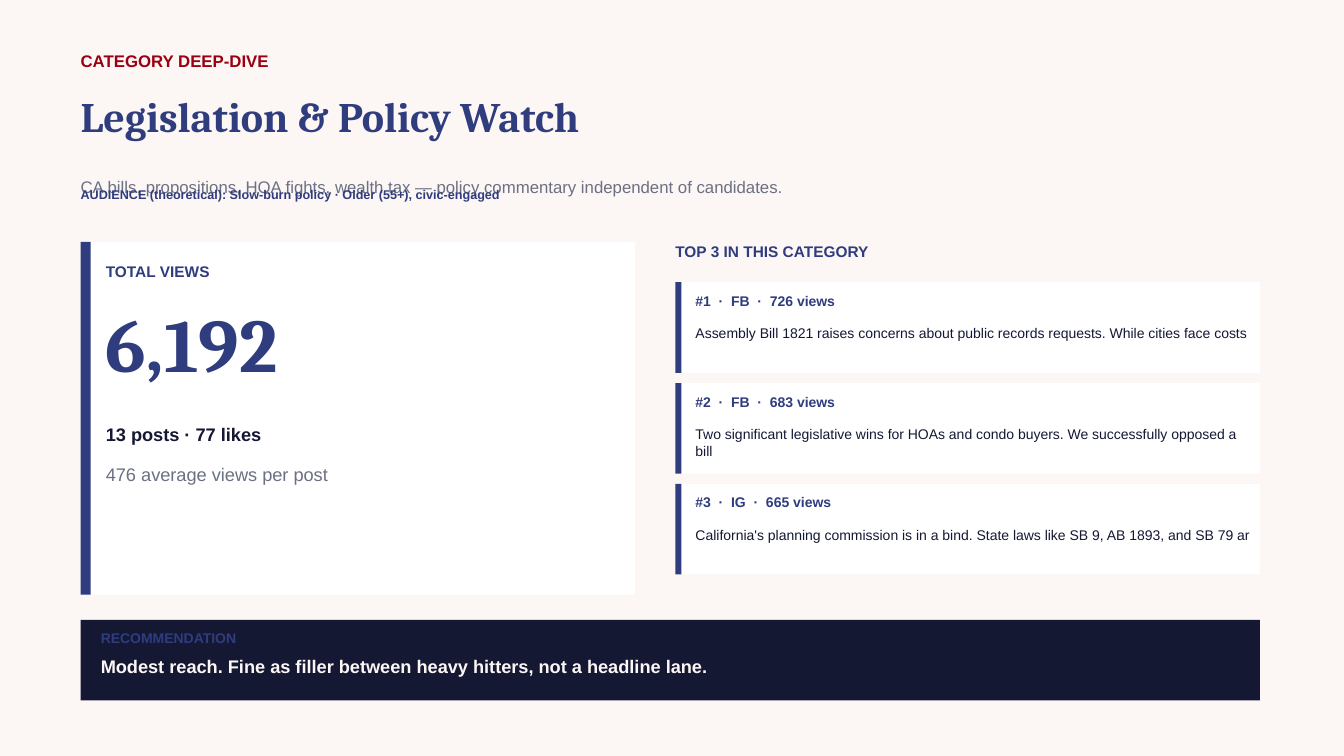
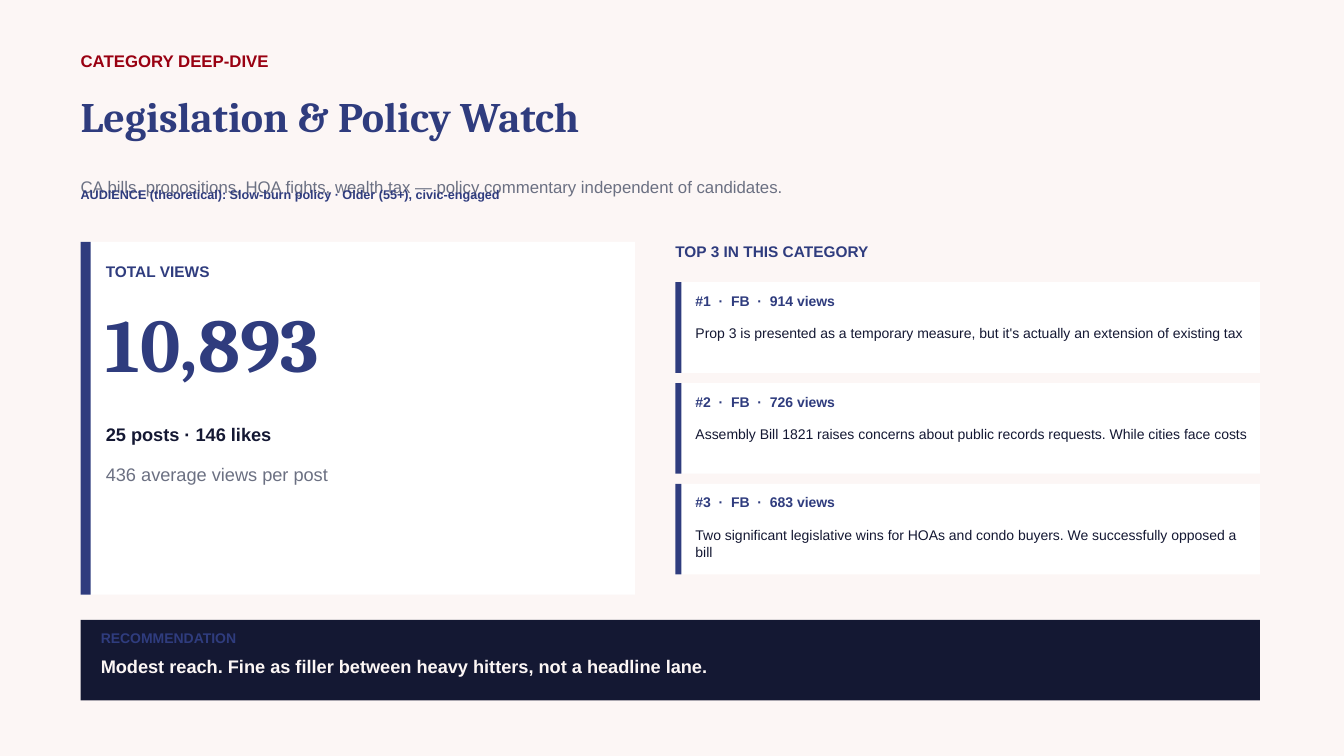
Before and after one commit to zvmmer/talking-downey-kpis, a slide deck: slide 16 of SPONSOR_CONTENT_REPORT.pptx (slide 17 before the commit). Drawn at 1344x756 pixels with LibreOffice and Linux fonts; fonts in the diff are those of the drawing. Boxes give left, top, right and bottom in pixels: in the first picture for what was removed or moved away, otherwise in the second. Text is boxed around its words. In the diff, an @@ line names an element or a change of style, - is before the commit and + after.

```diff
--- a/SPONSOR_CONTENT_REPORT.pptx
+++ b/SPONSOR_CONTENT_REPORT.pptx
@@ text at (695,296,835,306): text changed @@
-#1 · FB · 726 views
+#1 · FB · 914 views
@@ text at (106,320,319,383): text changed @@
-6,192
+10,893
@@ text added at (695,328,1243,341), 10 pt, text #141833 @@
+Prop 3 is presented as a temporary measure, but it's actually an extension of existing tax
@@ text at (695,397,835,407): text changed @@
-#2 · FB · 683 views
+#2 · FB · 726 views
@@ text at (106,427,271,445): text changed @@
-13 posts · 77 likes
+25 posts · 146 likes
@@ text "Assembly Bill 1821 raises concerns ...": place and size @@
-text "Assembly Bill 1821 raises concerns ..." at (695,328,1247,341)
+text "Assembly Bill 1821 raises concerns ..." at (695,429,1247,442)
@@ text at (106,468,328,485): text changed @@
-476 average views per post
+436 average views per post
@@ text at (695,497,835,507): text changed @@
-#3 · IG · 665 views
+#3 · FB · 683 views
@@ text "Two significant legislative wins for ...": place and size @@
-text "Two significant legislative wins for ..." at (695,429,1237,456)
+text "Two significant legislative wins for ..." at (695,530,1237,557)
@@ text removed at (695,530,1249,543) @@
-California's planning commission is in a bind. State laws like SB 9, AB 1893, and SB 79 ar
```
Also in this commit, not shown: 14 other slides changed, 5 other files.
